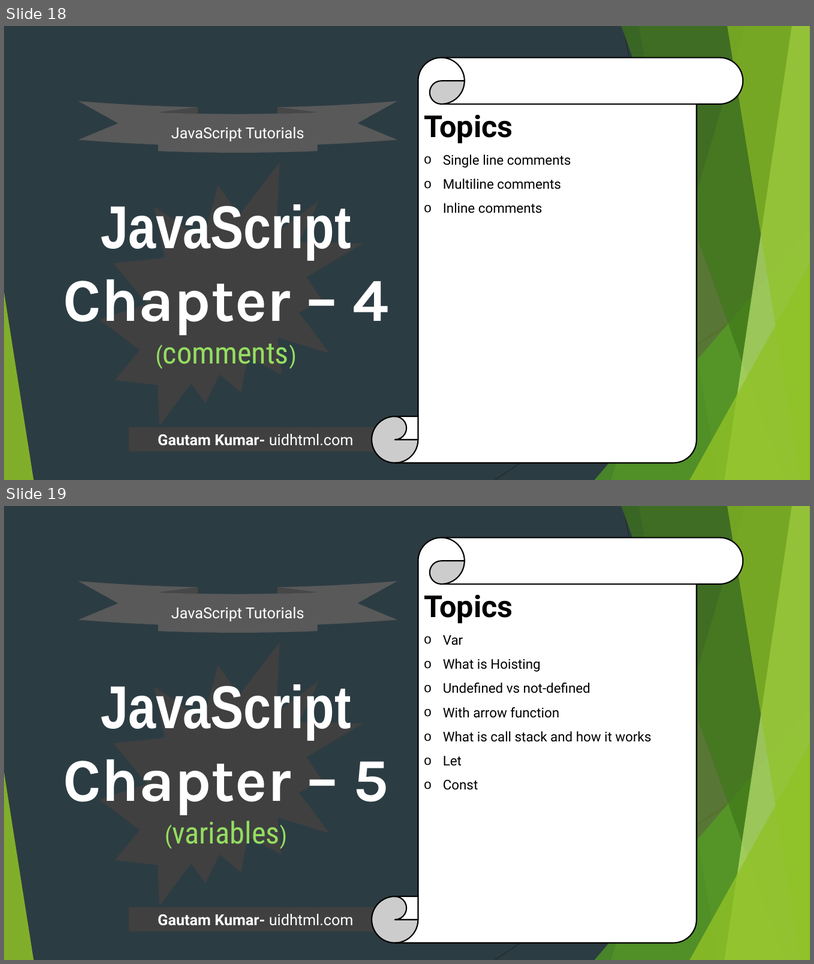
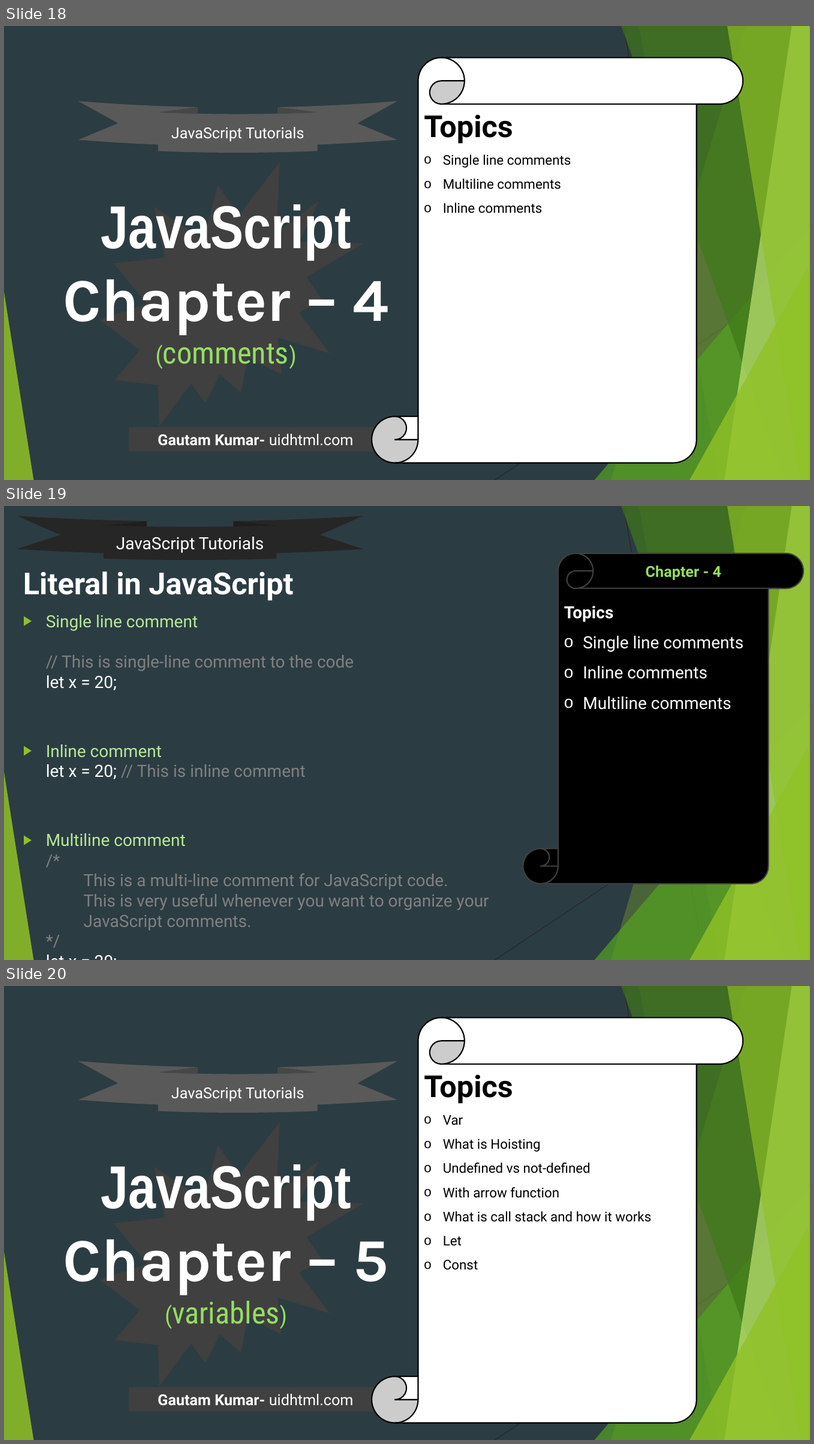
Before and after one commit to uidhtml/javascript-tutorials, a slide deck: Javascript Tutorials.pptx. Shown one above the other, each under a label of ours: slides 18 and 19 before the commit, slides 18, 19 and 20 after it. The pictures are 814x964 and 814x1444 pixels, drawn with LibreOffice and Linux fonts; fonts in the diff are those of the drawing. Boxes give left, top, right and bottom in pixels: in the first picture for what was removed or moved away, otherwise in the second. Text is boxed around its words. In the diff, an @@ line names an element or a change of style, - is before the commit and + after.

Commit message:
Added tutorials folder

```diff
--- a/Javascript Tutorials.pptx
+++ b/Javascript Tutorials.pptx
@@ slide 19 added at (x1=4, y1=506, x2=810, y2=960), background #2C3C43; not listed: 10 template elements that a slide beside it also shows @@
@@ ellipse ribbon added at (x1=17, y1=516, x2=363, y2=560), fill #262626, 20 pt, text #FFFFFF @@
+JavaScript Tutorials
@@ vertical scroll added at (x1=524, y1=553, x2=804, y2=883), fill #000000, outline #404040 1.5 pt, 20 pt, text #FFFFFF @@
+Topics
+o Single line comments
+o Inline comments
+o Multiline comments
@@ title added at (x1=23, y1=571, x2=293, y2=601), 36 pt, text #FFFFFF, bold @@
+Literal in JavaScript
@@ text added at (x1=646, y1=565, x2=722, y2=580), 18 pt, text #94DE61, bold @@
+Chapter - 4
@@ text added at (x1=46, y1=615, x2=489, y2=930), 20 pt, text #808080 @@
+▶ Single line comment
+  // This is single-line comment to the code
+  let x = 20;
+▶ Inline comment
+  let x = 20; // This is inline comment
+▶ Multiline comment
+  /*
+  This is a multi-line comment for JavaScript code.
+  This is very useful whenever you want to organize your
+  JavaScript comments.
+  */
+  let x = 20;
@@ what was slide 19 is now slide 20 @@
```
Also in this commit, not shown: 2 slides changed, 1 other file.
